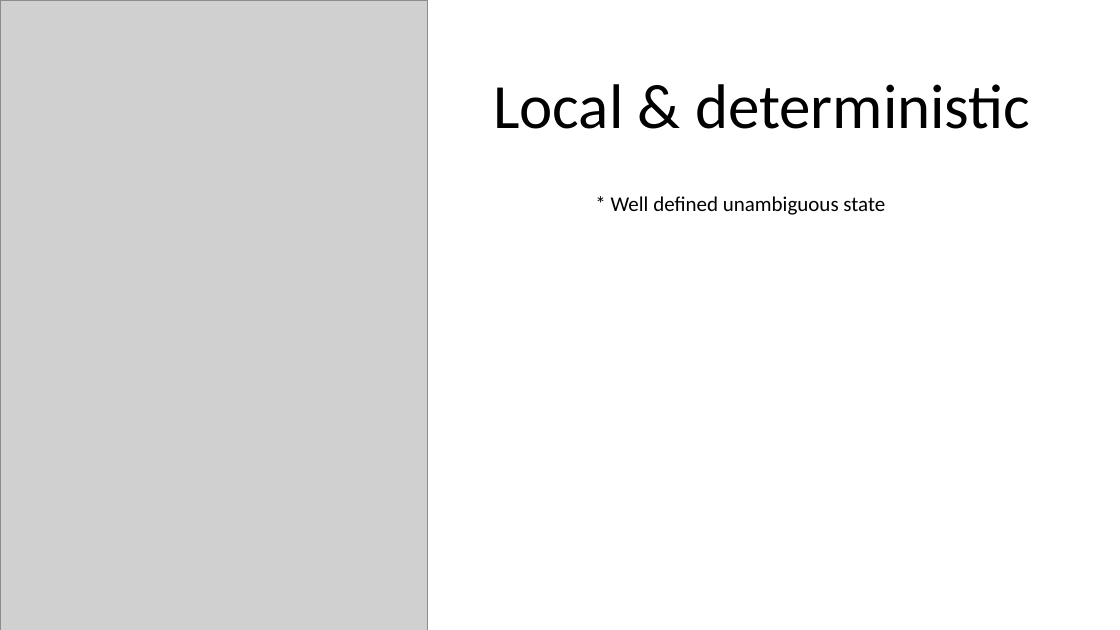
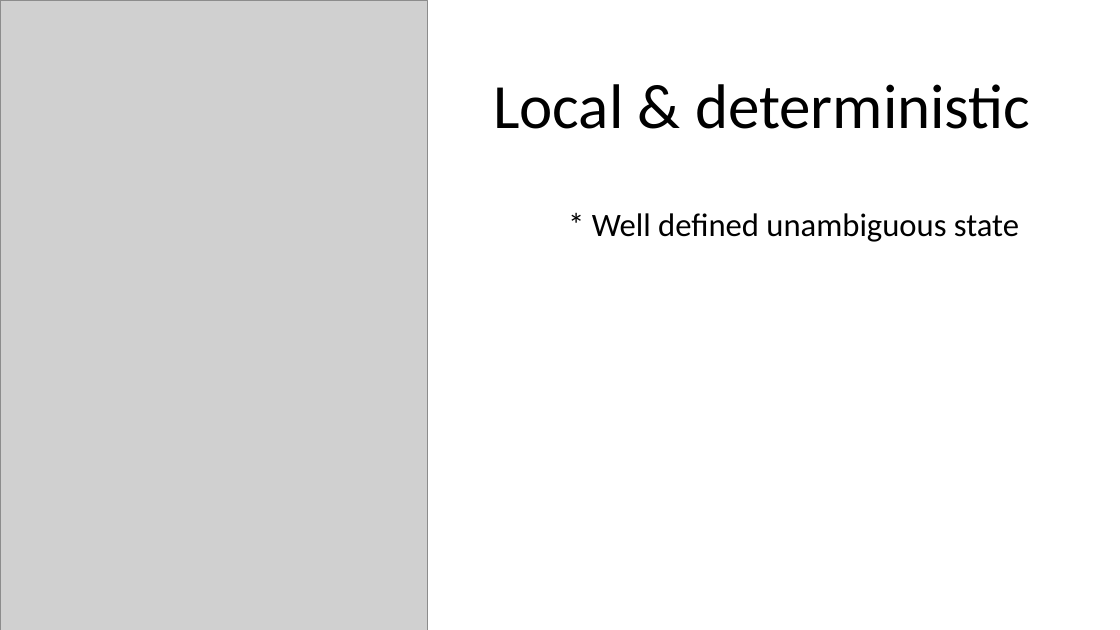
Before and after one commit to MerrionComputing/Presentations, a slide deck: slide 2 of A question of state.pptx. Drawn at 1120x630 pixels with LibreOffice and Linux fonts; fonts in the diff are those of the drawing; grey boxes stand for pictures. Boxes give left, top, right and bottom in pixels: in the first picture for what was removed or moved away, otherwise in the second. Text is boxed around its words. In the diff, an @@ line names an element or a change of style, - is before the commit and + after.

```diff
--- a/A question of state.pptx
+++ b/A question of state.pptx
@@ text "* Well defined unambiguous state": place and size @@
-text "* Well defined unambiguous state" at bbox=[611, 196, 885, 215]
+text "* Well defined unambiguous state" at bbox=[592, 213, 1019, 242]
@@ text "* Well defined unambiguous state" at bbox=[592, 213, 1019, 242]: size 18 to 28 pt @@
```
Also in this commit, not shown: 1 other slide changed, 5 slides added, 2 slides removed.
